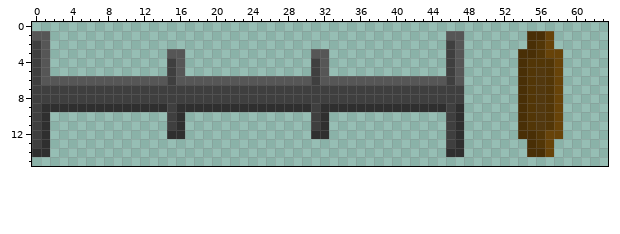
Pixel-art file -- workdir/asperate projects/Slider.aseprite. Above: the version before the commit.
64x16 pixels, 1 frame.
And afterwards:
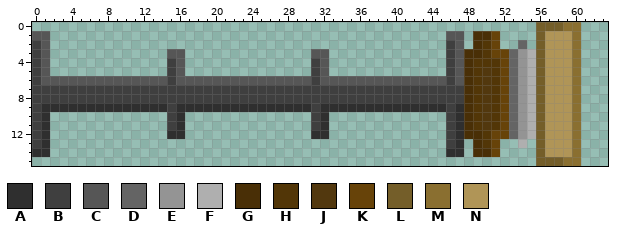
Palette (. is transparent): A #2f2f2f  B #3f3f3f  C #565656  D #646464  E #949494  F #afafaf  G #492f06  H #523607  J #52380e  K #674309  L #745e29  M #8a6f30  N #b09557
Diff:
The edit adds colour D in row 2 at x 54; in rows 3 to 12 at x 53.
Colour G gives way to colour E in rows 3 to 12 at x 54.
The edit adds colour F in row 13 at x 54.
Colour G gives way to colour F in row 3 at x 55; in row 12 at x 55.
Colour H gives way to colour F in rows 4 to 11 at x 55.
The edit adds colour G in row 1 at x 49 to 50; in row 2 at x 49; in row 3 at x 48 to 49; in rows 4 to 11 at x 48; in row 12 at x 48 to 49; in row 13 at x 49.
The edit adds colour G in row 14 at x 49 to 50.
The edit adds colour H in rows 2 to 3 at x 50; in row 4 at x 49 to 51; in rows 5 to 11 at x 49 and 51; in rows 12 to 13 at x 50.
The edit adds colour J in rows 5 to 11 at x 50.
The edit adds colour K in rows 1 to 2 at x 51; in row 3 at x 51 to 52; in rows 4 to 11 at x 52; in row 12 at x 51 to 52; in rows 13 to 14 at x 51.
The edit adds colour L in row 0 at x 56 to 58; in row 15 at x 56 to 58.
Colour G gives way to colour L in row 1 at x 56; in row 14 at x 56.
Colour H gives way to colour L in rows 2 to 4 at x 56; in rows 12 to 13 at x 56.
Colour J gives way to colour L in rows 5 to 11 at x 56.
The edit adds colour M in row 0 at x 59 to 60; in rows 1 to 14 at x 60; in row 15 at x 59 to 60.
The edit adds colour N in rows 1 to 2 at x 58 to 59; in rows 3 to 12 at x 59; in rows 13 to 14 at x 58 to 59.
Colour H gives way to colour N in rows 4 to 11 at x 57.
Colour K gives way to colour N in rows 1 to 2 at x 57; in row 3 at x 57 to 58; in rows 4 to 11 at x 58; in row 12 at x 57 to 58; in rows 13 to 14 at x 57.
The edit erases colour G in rows 1 to 2 at x 55; in rows 13 to 14 at x 55.
Changed places in both pictures, as pixel boxes (x1, y1, x2, y2):
changed: (464, 22, 581, 166)
